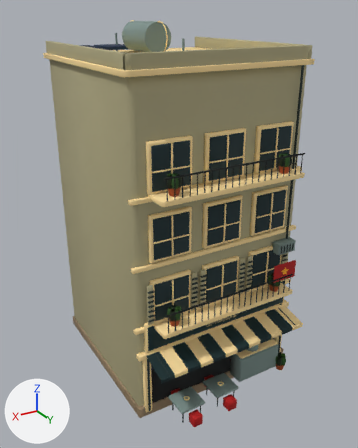
The FBX model Assets/PhoViet/Art/Streets/PV_StreetShop10.fbx: old version first, new version second.
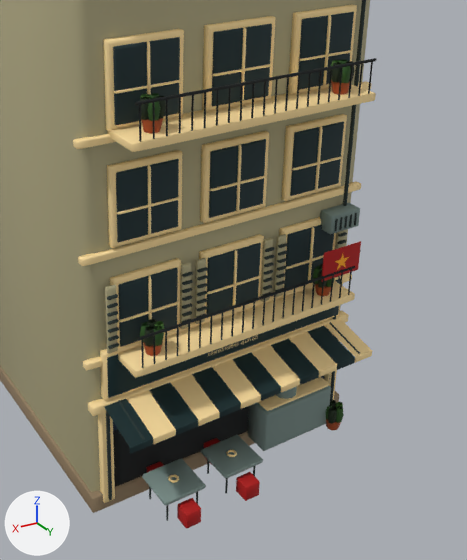
There are two pictures of each version: one whole from a camera (50 mm lens) standing at (10.66, 18.44, 15.58) and looking at (0.26, 1.1, 6.92), one close up on the part from 24% to 100% of the width and 26% to 100% of the height. The lights are fixed; the arrows at lower left show +X, +Y and +Z. The first two pictures are the older version. Objects named as collision shapes, trigger or cutter boxes, shadow casters or lower levels of detail are left out. Where no turn or scale is listed for an object, it has been applied to the vertices. Vertices at exactly the same position are counted once.

In view in the first close-up: 'PV_StreetShop10_LOD0'.
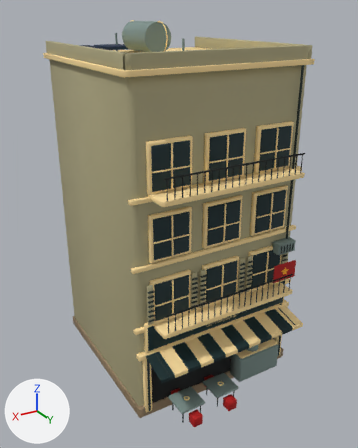
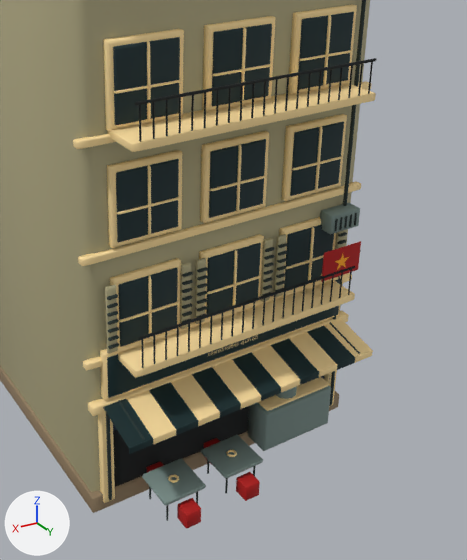
Pixel boxes [x1, y1, x2, y2] of what changed, in the close-ups (467 x 560 px; the box of a moved part takes in the faces that stretch with it):
part 1 of me_pv_streetshop10_lod0_003, deleted: before [138, 59, 355, 431]
part 2 of me_pv_streetshop10_lod0_003, moved or reshaped: before [105, 319, 372, 454]; after [103, 319, 373, 454]

Diff of the bpy script that builds the scene:
```diff
--- a/Assets/PhoViet/Art/Streets/PV_StreetShop10.fbx.py
+++ b/Assets/PhoViet/Art/Streets/PV_StreetShop10.fbx.py
@@ me_pv_streetshop10_lod0_003 @@
 # used by ob_pv_streetshop10_lod0; location = (0.0, 0.0, 0.0)
-me_pv_streetshop10_lod0_003.from_pydata(...)  # 10832 vertices, 8387 faces; spans x -4.0..4.0, y -4.0..5.9, z 0.0..15.2
+me_pv_streetshop10_lod0_003.from_pydata(...)  # 10300 vertices, 8097 faces; spans x -4.0..4.0, y -4.0..5.9, z 0.0..15.2
+# me_pv_streetshop10_lod0_003 part 1: 30 loose pieces with 530 vertices, spanning x -3.3..2.8, y 4.2..5.1, z 0.2..10.5, are deleted
+# me_pv_streetshop10_lod0_003 part 2
+# 10 vertices are removed from x -3.2..-2.9, y 4.7..5.0, z 0.4..1.0
+# 224 faces are deleted
+# 26 vertices are added at x -3.6..3.6, y 4.1..5.4, z 2.8..3.1
+# 22 new vertices lie (0.6, 0.0, 0.0) away from vertices in x -3.6..2.4, y 4.1, z 3.1
+# 284 new faces join them
+# other edits to the shape of me_pv_streetshop10_lod0_003 do not show in these pictures
 me_pv_streetshop10_lod0_003.materials.append(mat_pv_streetatlas_001)
```
